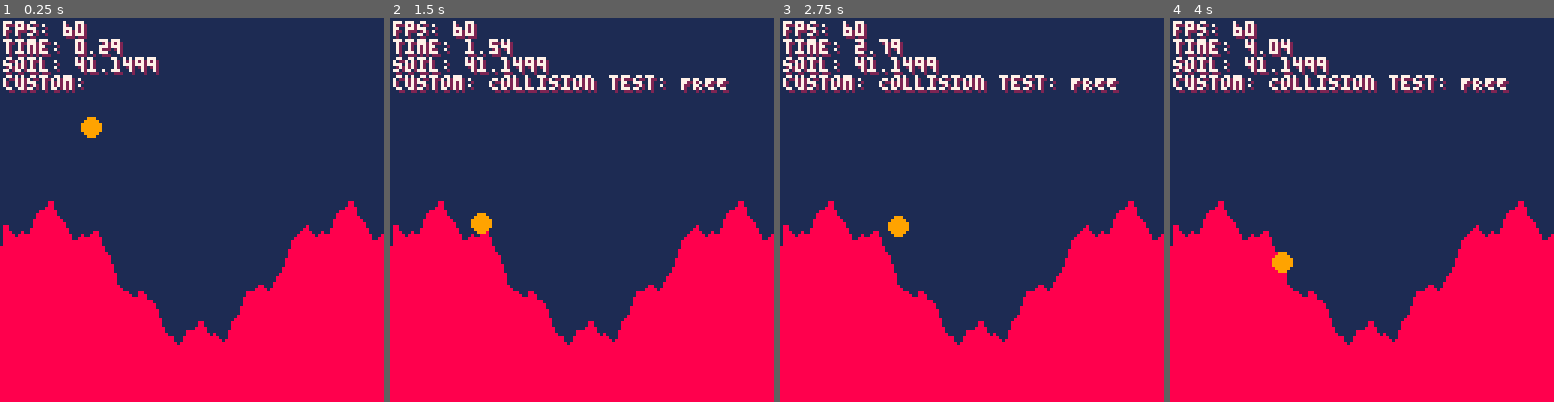
Above: before the commit, frames 1-4 (left to right).
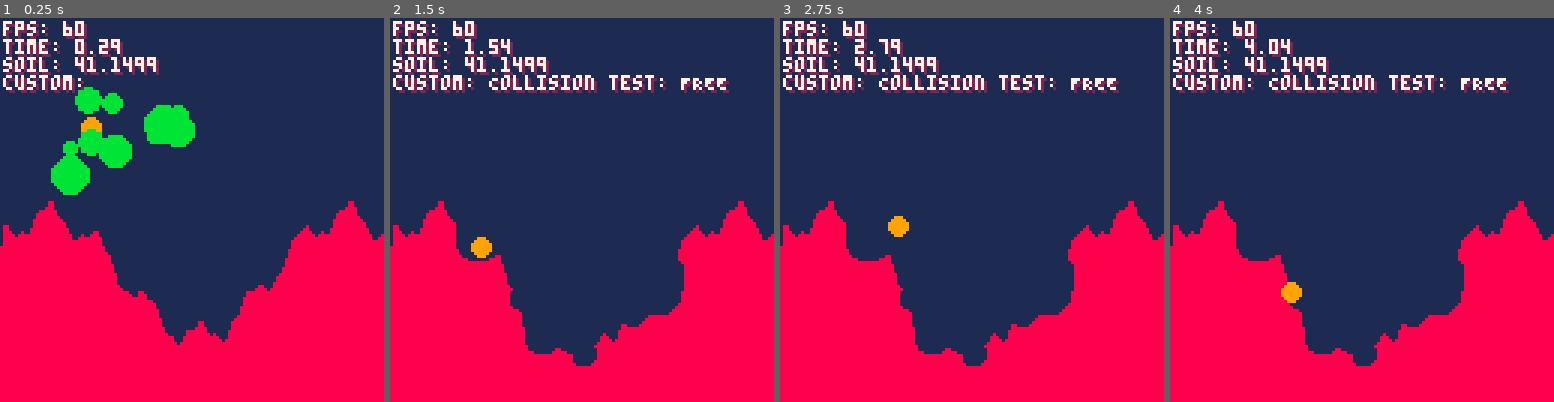
Above: after the commit, the same moments.

Repository: SelfDevTV/pixeltrench
Game: PICO-8 cartridge pixeltrench.p8
The game is run twice, just before and just after one commit, with the same random seed, the same clock (stepped at 60 frames per second) and the same inputs.
Inputs:
- Up to frame 1 (0.25 s): no input
- Up to frame 2 (1.5 s): tap O (Z key) at 0.7 s
- Up to frame 3 (2.75 s): hold Right 1.6-2.1 s; tap O (Z key) at 1.7, 2.1, 2.5 s; hold Up 2.15-2.42 s; hold Right from 2.47 s (still down)
- Up to frame 4 (4 s): tap O (Z key) at 2.9, 3.3, 3.7 s; release Right at 3.03 s; hold Left 3.08-3.58 s; hold Down 3.63-3.97 s

The runs differ from the first frame. In frame 1, 3.6% of the frame differs, in the area x 13-51%, y 17-47%; in frame 2, 4.0%; in frame 3, 3.8%; in frame 4, 4.2%, in the area x 17-77%, y 54-91%.

Commit message:
Update roadmap and complete projectile and explosion features with collision detection

Diff:
--- a/pixeltrench.p8
+++ b/pixeltrench.p8
@@ -1,7 +1,7 @@
 pico-8 cartridge // http://www.pico-8.com
 version 42
 __lua__
- cfg = {
+cfg = {
 	debug = true,
 	bg_col = 1,
 	cam_x = 0, cam_y = 0,
@@ -19,16 +19,13 @@
 grav = 0.05
 
 lastSoilPct = 0
-cam = { x = 0, y = 0}
-
-
+cam = { x = 0, y = 0 }
 
 dbg_fns = {
 	fps = function() return stat(7) end, -- eigener fps-counter
 	time = function() return flr(t() * 100) / 100 end,
 	soil = function() return lastSoilPct end,
-	custom = function () return dbg_custom end,
-
+	custom = function() return dbg_custom end
 }
 
 dbg_custom = ""
@@ -64,21 +60,31 @@
 	vy = 0,
 	r = 3,
 	jumping = false,
-
+	hp = 100,
+	max_hp = 100
 }
+
+projectiles = {}
 
 function genmap()
 	terrain = {}
 	surface_y = {}
 
 	-- Harmonische Parameter
-	local base_height = cfg.world_h * 0.6  -- Grundhれへhe bei ~55% (hれへher = mehr Coverage)
-	local wave1_amp = 20	-- Groれかe Hれもgel
-	local wave1_freq = 0.01 -- Langsame Frequenz
-	local wave2_amp = 4     -- Mittlere Details
-	local wave2_freq = 0.06 -- Mittlere Frequenz
-	local wave3_amp = 1    -- Feine Details
-	local wave3_freq = 0.2  -- Schnelle Frequenz
+	local base_height = cfg.world_h * 0.6
+	-- Grundhれへhe bei ~55% (hれへher = mehr Coverage)
+	local wave1_amp = 20
+	-- Groれかe Hれもgel
+	local wave1_freq = 0.01
+	-- Langsame Frequenz
+	local wave2_amp = 4
+	-- Mittlere Details
+	local wave2_freq = 0.06
+	-- Mittlere Frequenz
+	local wave3_amp = 1
+	-- Feine Details
+	local wave3_freq = 0.2
+	-- Schnelle Frequenz
 
 	-- Seed-basierte Phasenverschiebung fれもr Variation
 	local phase1 = cfg.seed * 0.1
@@ -89,10 +95,9 @@
 
 	for x = 0, cfg.world_w do
 		-- Harmonische れうberlagerung
-		local height_variation =
-			sin((x * wave1_freq + phase1)) * wave1_amp +
-			sin((x * wave2_freq + phase2)) * wave2_amp +
-			sin((x * wave3_freq + phase3)) * wave3_amp
+		local height_variation = sin((x * wave1_freq + phase1)) * wave1_amp
+				+ sin((x * wave2_freq + phase2)) * wave2_amp
+				+ sin((x * wave3_freq + phase3)) * wave3_amp
 
 		local y_target = base_height + height_variation
 
@@ -265,17 +267,23 @@
 	-- 	carve_circle(rnd(cfg.world_w), rnd(40) + 100, rnd(10) + 2)
 	-- end
 
-end
-
+	-- test
+	for i = 1, 10 do
+		local r = rnd(5) + 2
+		create_projectile(rnd(50), rnd(20), rnd() * 2, rnd() * 2, r, r + 2)
+	end
+end
 
 function jump(c_worm)
 	c_worm.vy = -1
 	c_worm.jumping = true
 end
 
-function find_surface_y(x, y)
+function find_surface_y(x, y, max)
 	x = flr(x)
 	y = flr(y)
+
+	max = max or cfg.max_slope
 
 	for i = 0, cfg.max_slope do
 		if not is_solid(x, y - i) then return y - i end
@@ -308,18 +316,17 @@
 
 		if surface_y then
 			c_worm.x += dx
-			c_worm.y = surface_y - c_worm.r  - 1
+			c_worm.y = surface_y - c_worm.r - 1
 		else
 			if is_solid(nx, c_worm.y) then return false end
 			local ground_y = find_ground_y(nx, c_worm.y)
-			if ground_y  then
+			if ground_y then
 				c_worm.x += dx
 				c_worm.y = ground_y - c_worm.r - 1
 			else
 				c_worm.x += dx
 				-- worm falls
 				c_worm.vy += grav
-
 			end
 		end
 
@@ -329,86 +336,137 @@
 		c_worm.y += dy
 		return true
 	end
-
+end
+
+function create_projectile(x, y, vx, vy, r, explosion_radius, bounces)
+	local proj = {
+		x = x,
+		y = y,
+		vx = vx,
+		vy = vy,
+		r = r,
+		explosion_radius = explosion_radius,
+		bounces = bounces or 0,
+		alive = true,
+		-- 2 seconds
+		ttl = 10
+	}
+
+	add(projectiles, proj)
+end
+
+function update_worm()
+	worm.vx = 0
+	worm.vy += grav
+	if btn(0) then
+		worm.vx = -0.2
+		-- pancam(-1, 0)
+	end
+	if btn(1) then
+		-- pancam(1, 0)
+		worm.vx = 0.2
+	end
+	if btn(2) and not worm.jumping then
+		jump(worm)
+		-- pancam(0, -1)
+	end
+
+	try_move(worm, worm.vx, worm.vy)
+end
+
+function update_projectiles()
+	local time_per_frame = 1 / 60
+	for i = #projectiles, 1, -1 do
+		local proj = projectiles[i]
+		if not proj.alive then deli(projectiles, i) end
+		--proj.ttl -= time_per_frame
+		if proj.ttl <= 0 then
+			proj.alive = false
+			carve_circle(proj.x, proj.y, proj.explosion_radius)
+		else
+			proj.vy += grav
+
+			-- TODO(human): Implement raytracing collision detection here
+			-- Store old position, move projectile, then check path for collision
+
+			--local steps = max(flr(proj.vx), flr(proj.vy))
+			local dist = flr(sqrt(proj.vx * proj.vx + proj.vy * proj.vy))
+			local steps = max(1, dist)
+			local nx, ny = proj.x + proj.vx, proj.y + proj.vy
+
+			for i = 1, steps do
+				local move = i / steps
+				nx, ny = proj.x + proj.vx * move, proj.y + proj.vy * move
+				if collide_circle(nx, ny, proj.r) then
+					proj.alive = false
+					local ground_y = find_surface_y(nx, ny, 10)
+
+					carve_circle(nx, ny + proj.r + 1, proj.explosion_radius)
+					goto continue
+				else
+				end
+			end
+
+			::continue::
+			proj.x = nx
+			proj.y = ny
+		end
+	end
 end
 
 function _update60()
-	worm.vx = 0
-
+	update_worm()
+	update_projectiles()
 	-- Check for debug keys (G and D)
 	if debug_ball.max_bounce > 0 then
 		debug_ball.dy += grav
 	end
-	local new_x = debug_ball.x +
-  debug_ball.dx
-  local new_y = debug_ball.y +
-  debug_ball.dy
-
-  -- 2. Kollision prüfen
-  if collide_circle(new_x, new_y,
-  debug_ball.r) then
-
-
-	debug_ball.max_bounce -= 1
-
-
-	if debug_ball.max_bounce <= 0 then
-		debug_ball.dx = 0
-		debug_ball.dy = 0
-
+	local new_x = debug_ball.x
+			+ debug_ball.dx
+	local new_y = debug_ball.y
+			+ debug_ball.dy
+
+	-- 2. Kollision prüfen
+	if collide_circle(
+		new_x, new_y,
+		debug_ball.r
+	) then
+		debug_ball.max_bounce -= 1
+
+		if debug_ball.max_bounce <= 0 then
+			debug_ball.dx = 0
+			debug_ball.dy = 0
+		else
+			local nx, ny = ground_normal(
+				new_x,
+				new_y, debug_ball.r
+			)
+
+			local dot = debug_ball.dx * nx + debug_ball.dy * ny
+
+			debug_ball.dx = (debug_ball.dx - 2 * dot * nx) * 0.8
+			debug_ball.dy = (debug_ball.dy - 2 * dot * ny) * 0.8
+
+			debug_ball.x += debug_ball.dx
+			debug_ball.y += debug_ball.dy
+		end
+		-- 3. Normale holen und Ball
+
+		-- 4. Geschwindigkeit reflektieren
+		-- 5. Position korrigieren
 	else
-
-
-   local nx, ny = ground_normal(new_x,
-  new_y, debug_ball.r)
-
-
-
-  local dot = debug_ball.dx * nx + debug_ball.dy * ny
-
-  debug_ball.dx = (debug_ball.dx - 2 * dot * nx) * 0.8
-  debug_ball.dy = (debug_ball.dy - 2 * dot * ny) * 0.8
-
-  debug_ball.x += debug_ball.dx
-  debug_ball.y += debug_ball.dy
-
-	end
-      -- 3. Normale holen und Ball
-
-
-
-      -- 4. Geschwindigkeit reflektieren
-      -- 5. Position korrigieren
-  else
-      -- Keine Kollision: normal bewegen
-      debug_ball.x = new_x
-      debug_ball.y = new_y
-  end
-
-
-	worm.vy += grav
-
-
-	if btn(0) then
-		worm.vx = -0.2
-		-- pancam(-1, 0)
-	end
-	if btn(1) then
-		-- pancam(1, 0)
-		worm.vx = 0.2
-	end
-	if btn(2) and not worm.jumping then
-		jump(worm)
-		-- pancam(0, -1)
-	end
+		-- Keine Kollision: normal bewegen
+		debug_ball.x = new_x
+		debug_ball.y = new_y
+	end
+
 	if btn(3) then
 		-- pancam(0, 1)
 	end
 
-	try_move(worm, worm.vx, worm.vy)
-
-	if btnp(4) then  -- Z-Taste
-    	local test_result = collide_circle(64, 92, 10)
+	if btnp(4) then
+		-- Z-Taste
+		local test_result = collide_circle(64, 92, 10)
 		dbg_custom = "Collision test: " .. (test_result and "HIT" or "FREE")
 	end
 	if stat(30) then
@@ -470,7 +527,14 @@
 	cls(cfg.bg_col)
 	drawmap()
 	--circ(debug_ball.x, debug_ball.y, debug_ball.r)
+
+	-- draw worms
 	circfill(worm.x, worm.y, worm.r, 9)
+
+	-- draw projs
+	for proj in all(projectiles) do
+		circfill(proj.x, proj.y, proj.r, 11)
+	end
 	camera()
 	if cfg.debug then
 		drawdebug()
Not shown, changed: ROADMAP.md
Not shown, added: current_implementation_todos.md
